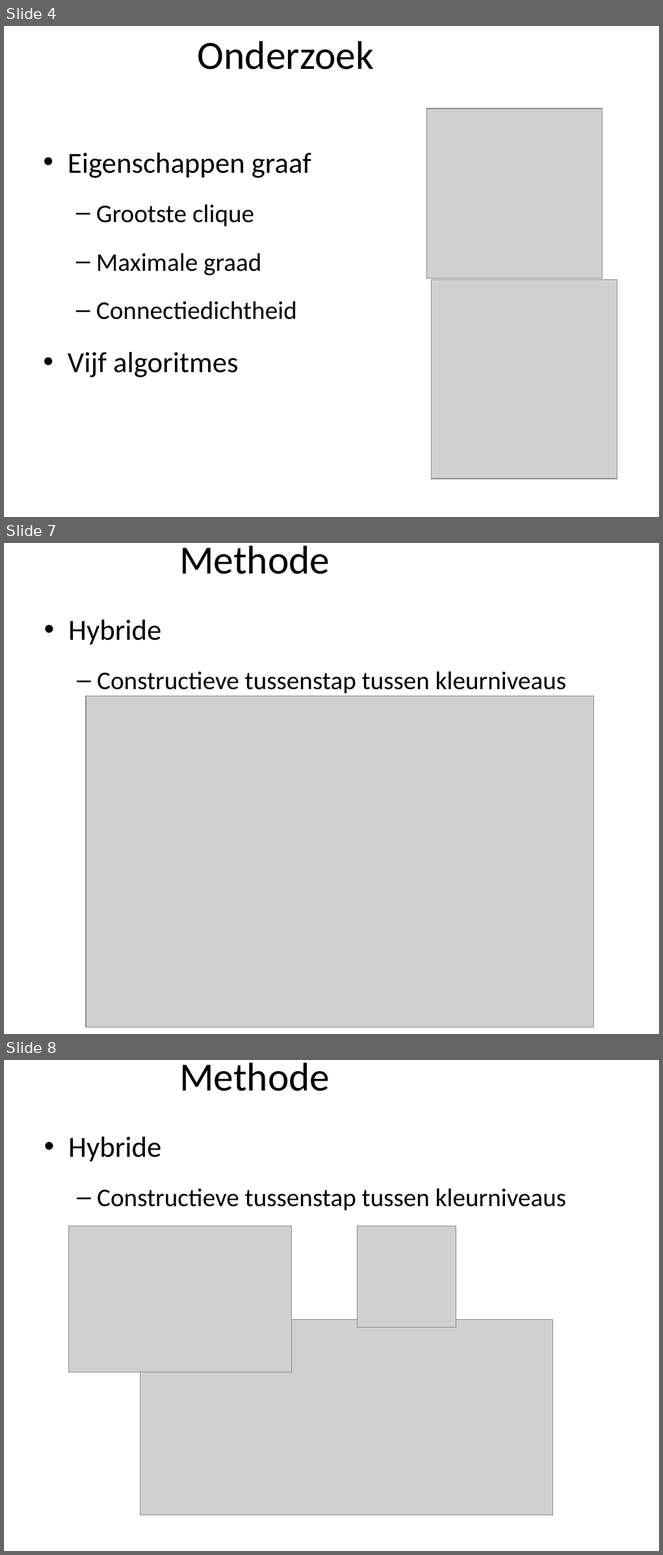
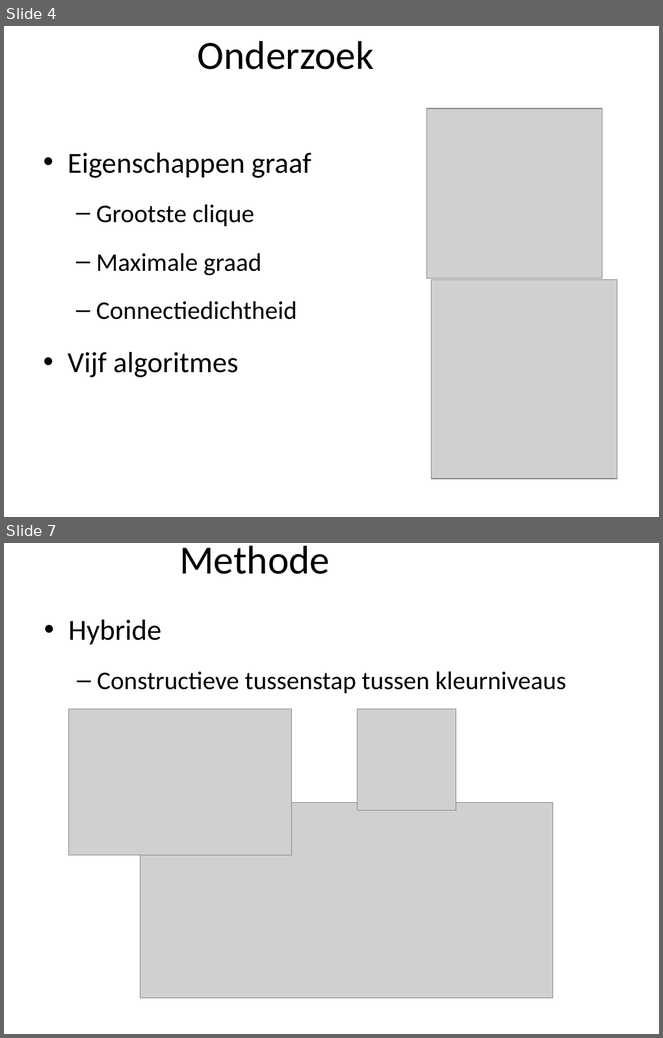
Before and after one commit to marten2/Heuristieken, a slide deck: niks.ppt. Shown one above the other, each under a label of ours: slides 4, 7 and 8 before the commit, slides 4 and 7 after it; the slides between them are not shown. The pictures are 663x1555 and 663x1038 pixels, drawn with LibreOffice and Linux fonts; fonts in the diff are those of the drawing; grey boxes stand for pictures; background and template pictures are left out. Boxes give left, top, right and bottom in pixels: in the first picture for what was removed or moved away, otherwise in the second. Text is boxed around its words. In the diff, an @@ line names an element or a change of style, - is before the commit and + after.

```diff
--- a/niks.ppt
+++ b/niks.ppt
@@ slide 7 removed at (4,543,659,1034), background picture (left out) @@
@@ title removed at (180,546,330,574) @@
-Methode
@@ text removed at (68,620,566,694) @@
-• Hybride
-  – Constructieve tussenstap tussen kleurniveaus
@@ picture removed at (86,696,594,1027) @@
@@ what was slide 8 is now slide 7 @@
```
Also in this commit, not shown: 10 slides changed, 1 other slide removed, 4 other files.
